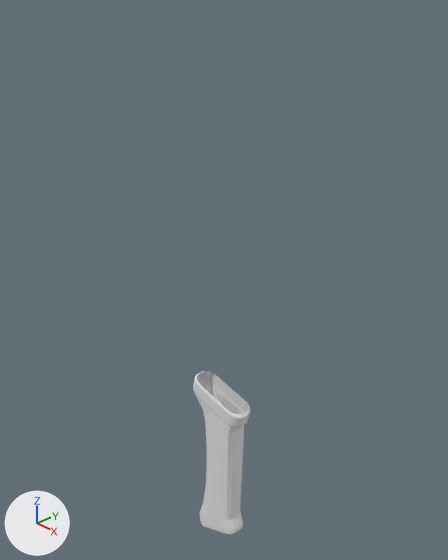
The Blender file Designs for Maze Game/Machete1.blend, before and after one commit.
Camera for both pictures: a 50 mm camera at (2.53, -2.36, 2.09) aimed at (-0.09, 0.1, 0.35). The axes (+X, +Y, +Z) are drawn at lower left. The lights are the same throughout. Materials are left out; every surface is plain grey.

Objects in the first picture: 'Handle'.
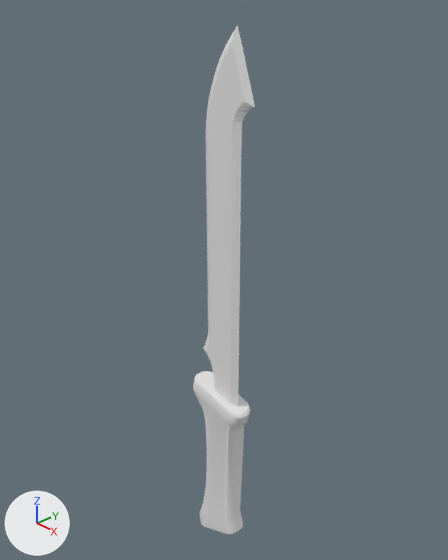
Pixel boxes [x1, y1, x2, y2] of what changed, in the pictures (448 x 560 px):
'Blade', now drawn
    after: [203, 25, 255, 406]
part 1 of me_circle, added
    after: [197, 371, 248, 414]

What changed in the scene script:
```text
Change me_circle:
    used by ob_handle; location = (0.0, 0.0, 0.0)
    remove me_circle.from_pydata(...)  # 480 vertices, 435 faces, 15 loose edges; spans x -0.251..0.236, y -0.085..0.085, z -1.751..-0.376
    add me_circle.from_pydata(...)  # 506 vertices, 490 faces, 15 loose edges; spans x -0.251..0.236, y -0.085..0.085, z -1.751..-0.376
    me_circle part 1
    13 vertices are added at x -0.197..0.208, y 0.0, z -0.472..-0.379
    28 new faces join them
Change me_circle_001:
    used by ob_blade; location = (0.015, 0.0, 0.0); rotation_euler = (0.0, 0.0, 1.571), in degrees (0, 0, 90)
    remove me_circle_001.from_pydata(...)  # 6 vertices, 0 faces, 6 loose edges; spans x -0.126..0.126, y -0.145..0.145, z 0.0
    add me_circle_001.from_pydata(...)  # 177 vertices, 166 faces; spans x -0.024..0.024, y -0.24..0.2, z -1.678..1.876
    me_circle_001 part 2
    4 vertices are removed from x -0.126..0.126, y -0.072..0.072, z 0.0
    6 loose edges are deleted
    120 vertices are added at x -0.024..0.024, y -0.24..0.2, z -1.678..1.876
    27 new vertices lie (0.024, 0.049, 0.0) away from vertices in x -0.024..0.0, y -0.22..0.096, z -0.468..1.749
    18 new vertices lie (-0.024, 0.049, 0.0) away from vertices in x 0.0, y -0.22..-0.145, z -0.468..1.749
    10 new vertices lie (0.024, -0.049, 0.0) away from vertices in x 0.0, y 0.051..0.145, z 0.0..1.659
    166 new faces join them
```
